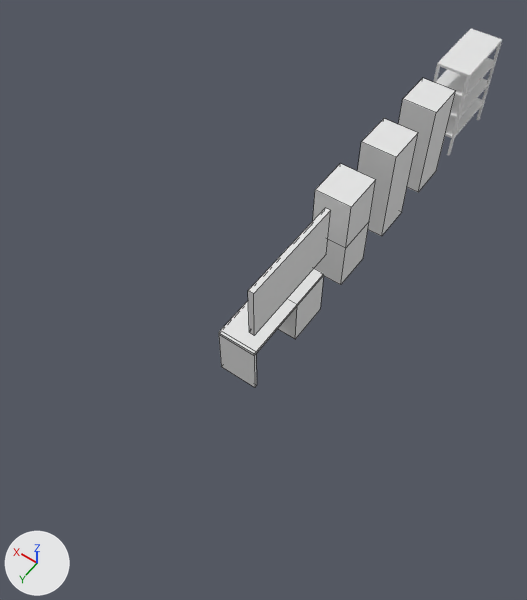
An edit to the FBX model Assets/Models/Props/Office.fbx, drawn before and after from the same camera.
Camera for both pictures: a camera (50 mm lens) standing at (-8.3, 19.34, 20.91) and looking at (0.74, 6.69, 1.03). Every picture has the same lights, and +X, +Y and +Z are marked at lower left. Mesh edges are drawn as thin lines on the coarser meshes. Materials are left out; every surface is plain grey.

In view in the first picture: 'Board', 'Drawer', 'FilingCabinet', 'Locker', 'OfficeDesk', 'Shelves', 'SmallLocker'.
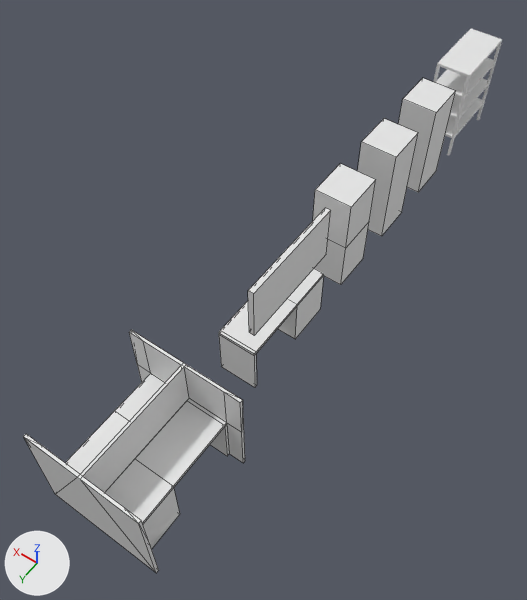
Pixel boxes (x1, y1, x2, y2) of what changed, in the pictures (527 x 600 px):
'OfficeCubicle', added
    after: (23, 330, 245, 573)

What changed in the scene script:
```text
Add me_officecubicle:
    me_officecubicle.from_pydata(...)  # 74 vertices, 63 faces; spans x -2.0..2.0, y -2.07..2.13, z 0.0..3.7
Add ob_officecubicle:
    ob_officecubicle = bpy.data.objects.new('OfficeCubicle', me_officecubicle)
    ob_officecubicle.location = (0.0, 13.57, 0.0)
```
